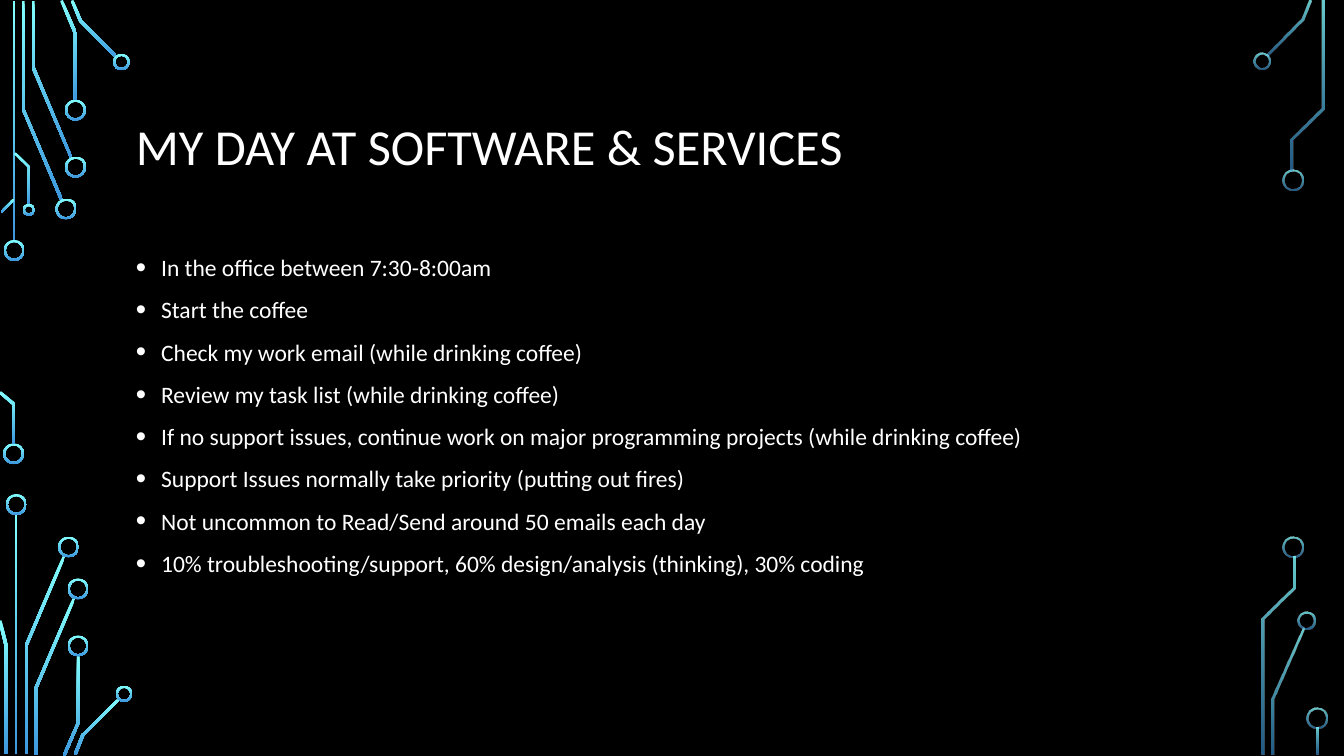
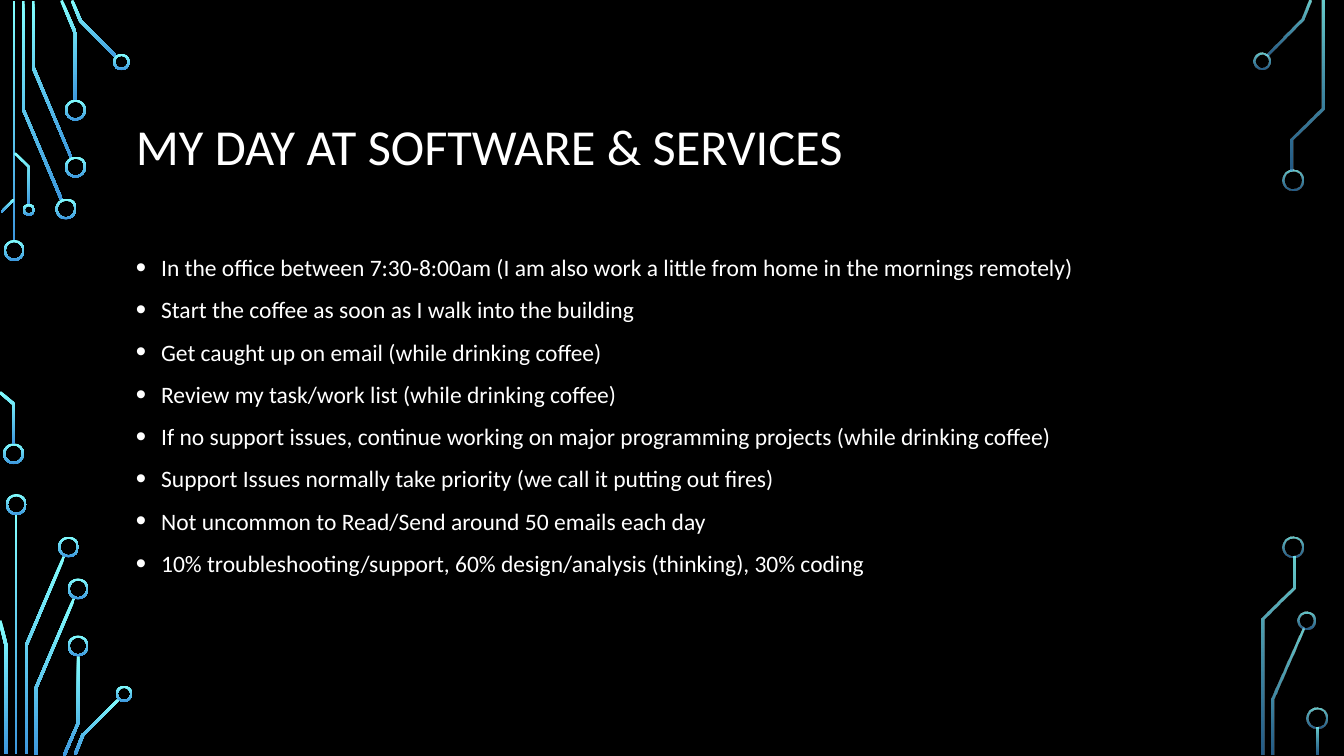
Before and after one commit to daviddcbud/TrainingApp, a slide deck: slide 63 of PowerPointSlids.pptx (slide 25 before the commit). Drawn at 1344x756 pixels with LibreOffice and Linux fonts; fonts in the diff are those of the drawing; background and template pictures are left out. Boxes give left, top, right and bottom in pixels: in the first picture for what was removed or moved away, otherwise in the second. Text is boxed around its words. In the diff, an @@ line names an element or a change of style, - is before the commit and + after.

```diff
--- a/PowerPointSlids.pptx
+++ b/PowerPointSlids.pptx
@@ text at [161,259,1072,491]: text changed @@
-• In the office between 7:30-8:00am
-• Start the coffee
-• Check my work email (while drinking coffee)
-• Review my task list (while drinking coffee)
-• If no support issues, continue work on major programming projects (while drinking coffee)
-• Support Issues normally take priority (putting out fires)
+• In the office between 7:30-8:00am (I am also work a little from home in the mornings remotely)
+• Start the coffee as soon as I walk into the building
+• Get caught up on email (while drinking coffee)
+• Review my task/work list (while drinking coffee)
+• If no support issues, continue working on major programming projects (while drinking coffee)
+• Support Issues normally take priority (we call it putting out fires)
```
Also in this commit, not shown: 6 other slides changed, 38 slides added, 3 other files.
